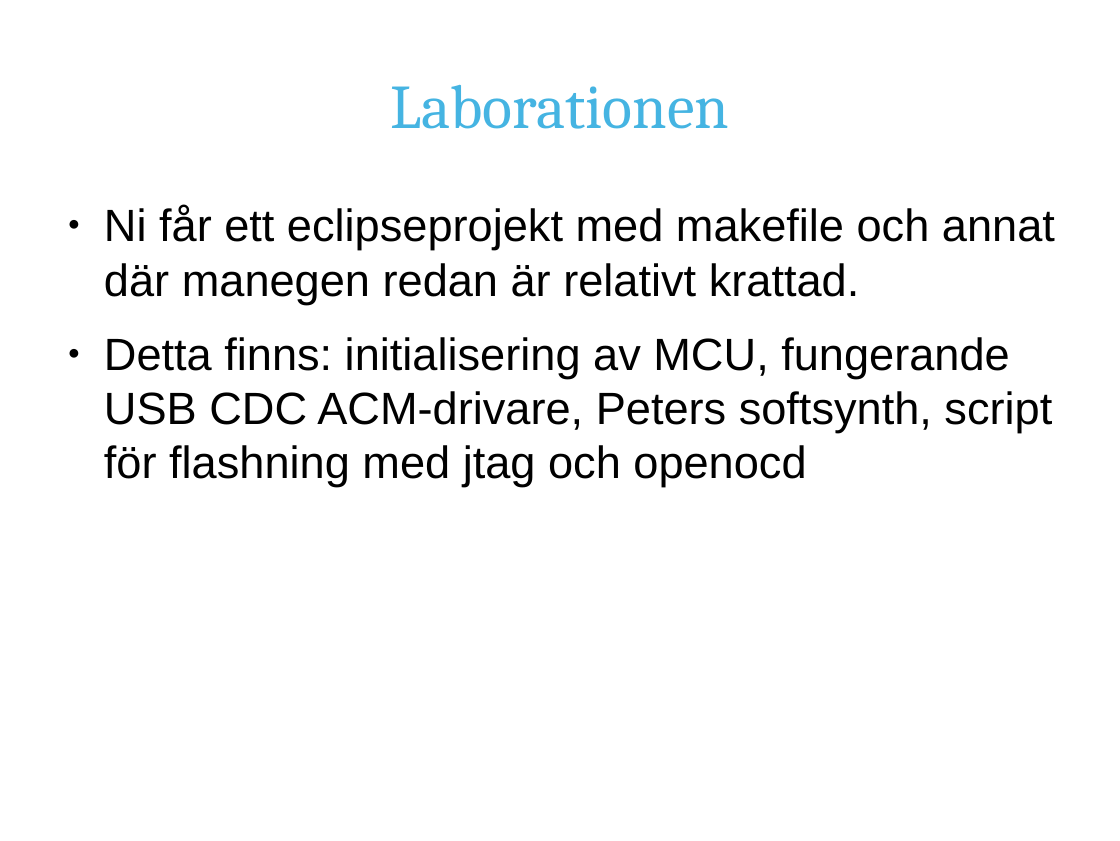
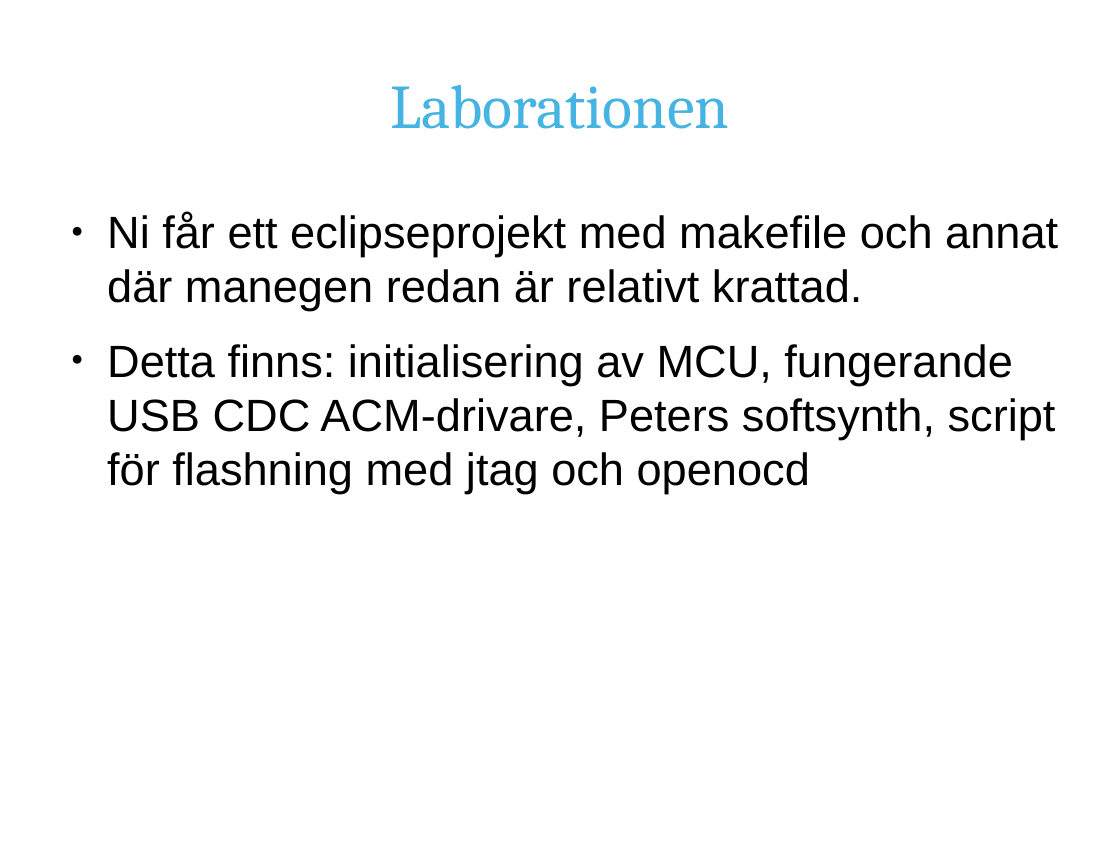
Before and after one commit to hnrkp/khelg2012-1, a slide deck: slide 31 of doc/pres.odp (slide 17 before the commit). Drawn at 1120x841 pixels with LibreOffice and Linux fonts; fonts in the diff are those of the drawing; background and template pictures are left out. Boxes give left, top, right and bottom in pixels: in the first picture for what was removed or moved away, otherwise in the second. Text is boxed around its words. In the diff, an @@ line names an element or a change of style, - is before the commit and + after.

Commit message:
finished the jtag stuff i gather, my mind is going...........................

```diff
--- a/doc/pres.odp
+++ b/doc/pres.odp
@@ text "Ni får ett eclipseprojekt med ...": place and size @@
-text "Ni får ett eclipseprojekt med ..." at bbox=[104, 206, 1055, 487]
+text "Ni får ett eclipseprojekt med ..." at bbox=[107, 213, 1058, 494]
```
Also in this commit, not shown: 2 other slides changed, 14 slides added.
